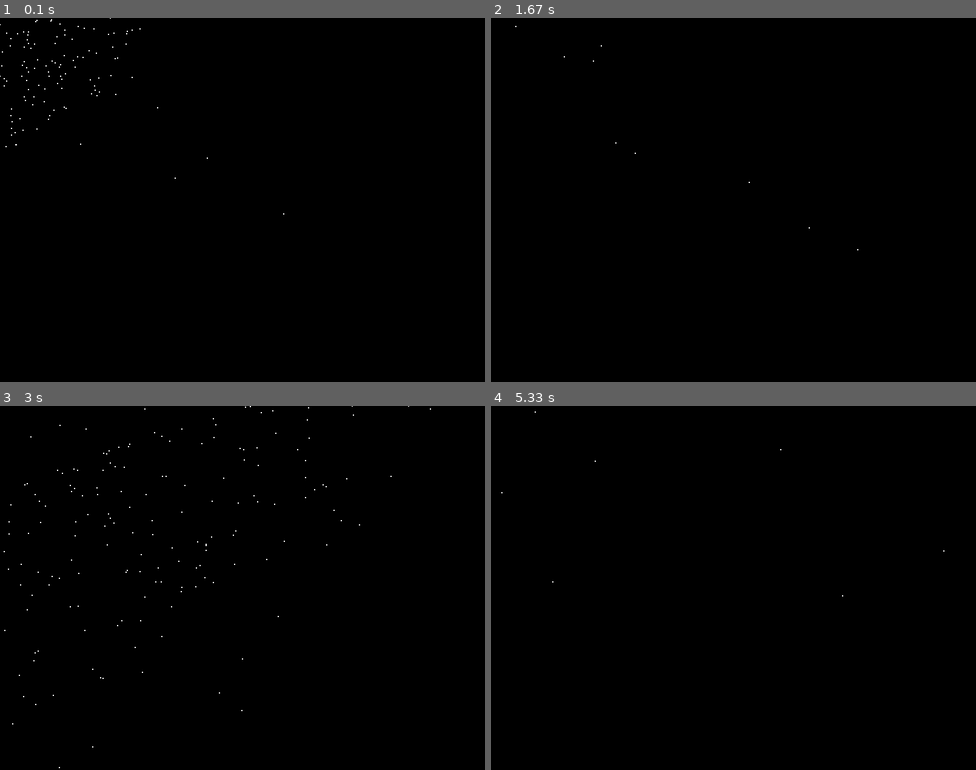
Above: before the commit, frames 1-4 (two rows, left to right).
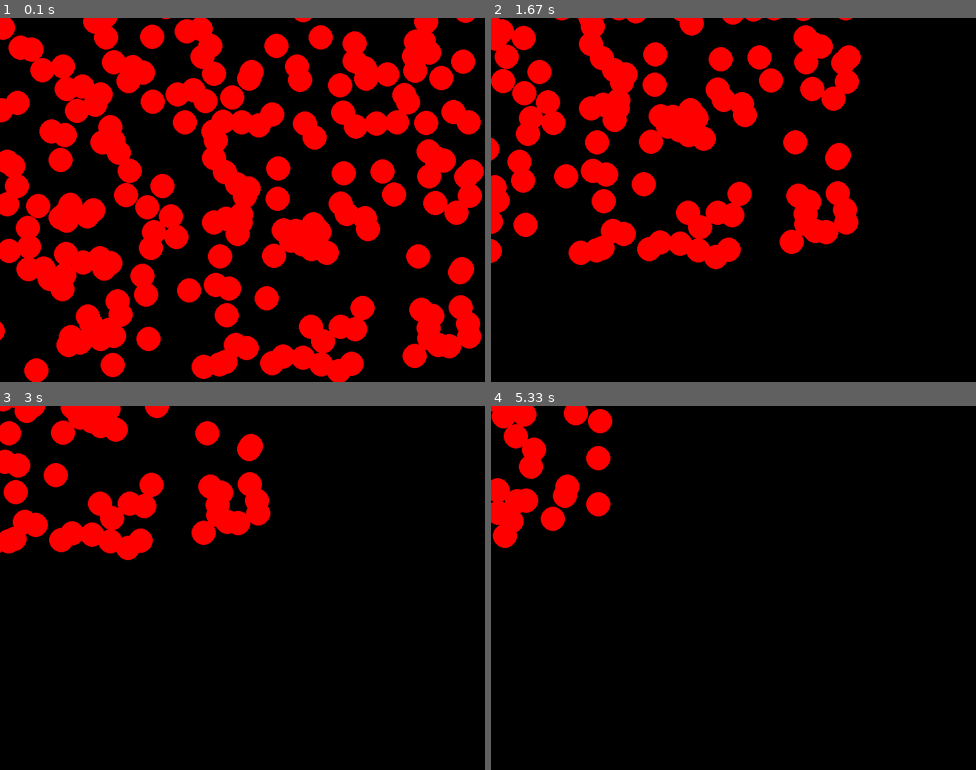
Above: after the commit, the same moments.

Repository: JonKramme/python-pygame-boids
Game: pygame game, started from main.py
Two runs of this game, one before a commit and one after it. Both use one fixed random seed, a clock stepped at 60 frames per second and the inputs below.
Inputs:
- Up to frame 1 (0.1 s): no input
- Up to frame 2 (1.67 s): no input
- Up to frame 3 (3 s): no input
- Up to frame 4 (5.33 s): tap Enter every 0.33 s from 3.33 to 5 s

The runs differ from the first frame. In frame 1, 40% of the frame differs, in the area x 0-100%, y 0-100%; in frame 2, 19%; in frame 3, 8.5%; in frame 4, 4.0%.

Commit message:
Restructured findInRange Functions to not create a new list or modify original list (even deepcopy would still modify it.)
renamed misspelling Vector3 -> Vector2

Diff:
--- a/main.py
+++ b/main.py
@@ -1,75 +1,98 @@
+import itertools
 import random
 import sys, pygame
-
+import time
 
 # Reference: http://www.kfish.org/boids/pseudocode.html
 
+
 class Boid():
+    id_iterator = itertools.count()
     def __init__(self, pos):
+        self.id = next(Boid.id_iterator)
         self.position = pos
-        self.velocity = (random.randint(-1, 1), random.randint(-1, 1))
+        self.velocity = (-1+random.random()*2, -1+random.random()*2)
         self.protectedRange = 2
         self.viewRange = 20
         self.coherenceFactor = 100
+        self.maxSpeed = 2
+
 
     def draw(self, screen, debug="off"):
         # print(self.position)
-        pygame.draw.circle(screen, (255, 255, 255), tuple(map(int, self.position)), 1)
-        if debug == "view":
+        pygame.draw.circle(screen, (255, 255, 255), tuple(map(int, self.position)), 2)
+        if "view" in debug:
             pygame.draw.circle(screen, (255, 0, 0), tuple(map(int, self.position)), self.viewRange)
-        if debug == "protected":
+        if "protected" in debug:
+            pygame.draw.circle(screen, (255, 0, 0), tuple(map(int, self.position)), self.protectedRange)
+        if "ID" in debug:
             pygame.draw.circle(screen, (255, 0, 0), tuple(map(int, self.position)), self.protectedRange)
 
     def move(self, allBoids):
         visibleBoids = self.findVisibleBoids(allBoids)
-        tooCloseBoids = self.findTooCloseBoids(visibleBoids)
-        v1 = self.coherence(visibleBoids)
-        self.velocity = (self.velocity[0] + v1[0],
-                         self.velocity[1] + v1[1])  # + self.separation(tooCloseBoids) + self.alignment(visibleBoids)
-        self.position = (self.position[0] + self.velocity[0], self.position[1] + self.velocity[1])
+        tooCloseBoids = self.findTooCloseObjects(allBoids) # currently only Boids exist. If Other Objects are added
+                                                               # we will have to pass them to this function.
 
+        self.velocity = self.addVector2(self.velocity, self.coherence(visibleBoids)) # + self.separation(tooCloseBoids) + self.alignment(visibleBoids)
+        self.position = self.addVector2(self.position, self.limitSpeed(self.velocity))
     def coherence(self, visibleBoids):
         # Calculate the center position of all "visible" boids except this one, calculate direction vector
         # towards that point and scale it by the coherence Factor. Then return it
-        percievedCenter = [0, 0]
+        percievedCenter = (0, 0)
         for boid in visibleBoids:
-            percievedCenter = self.addVector3(percievedCenter, boid.position)
-        if len(visibleBoids) > 0:
+            percievedCenter = self.addVector2(percievedCenter, boid.position)
+        if len(visibleBoids) > 1:
             percievedCenter = [x / len(visibleBoids) for x in percievedCenter]
-        percievedCenter = self.subVector3(percievedCenter, self.position)
+        percievedCenter = self.subVector2( percievedCenter,self.position)
         percievedCenter = [x / self.coherenceFactor for x in percievedCenter]
-        return tuple(percievedCenter)
+        return percievedCenter
 
-    def addVector3(self, v1, v2, *args):
+    def separation(self,TooCloseBoids):
+        vec2 = (0,0)
+
+
+
+    def limitSpeed(self,vector2):
+        vec = ()
+        for x in vector2:
+            if x >= self.maxSpeed:
+                vec+=self.maxSpeed,
+            elif x <= -self.maxSpeed:
+                vec+=-self.maxSpeed,
+            else:
+                vec+=x,
+        return vec
+
+    def addVector2(self, v1, v2, *args):
         vecList = [v1, v2, *args]
         vec = (0, 0)
         for x in vecList:
             vec = tuple(map(lambda i, j: i + j, vec, x))
+
         return vec
 
-    def subVector3(self, v1, v2, *args):
+    def subVector2(self, v1, v2, *args):
         vecList = [v1, v2, *args]
         vec = (0, 0)
         for x in vecList:
             vec = tuple(map(lambda i, j: i - j, vec, x))
         return vec
 
-    def separation(self, tooCloseBoids):
+    def separation(self, tooCloseObjects):
         pass
 
     def alignment(self, visibleBoids):
         pass
 
     def findVisibleBoids(self, allBoids):
-        boidlist = allBoids.copy()
-        boidlist.remove(self)
-        return [boid for boid in boidlist if
-                (abs(boid.position[0] - self.position[0] + boid.position[1] - self.position[1])) <= self.viewRange]
+        return [boid for boid in allBoids if
+                (abs(boid.position[0] - self.position[0] + boid.position[1] - self.position[1])) <= self.viewRange
+                and boid != self]
 
-    def findTooCloseBoids(self, allBoids):
-        boidlist = allBoids.copy()  # No need to remove self as we only pass the visible boids to this function
-        return [boid for boid in boidlist if (abs(boid.position[0] - self.position[0]) + abs(
-            boid.position[1] - self.position[1])) <= self.protectedRange]
+    def findTooCloseObjects(self, allObjects):
+        return [obj for obj in allObjects if
+                (abs(obj.position[0] - self.position[0] + obj.position[1] - self.position[1])) <= self.protectedRange
+                and obj != self]
 
 
 def BoidSimulation(count):
@@ -86,8 +109,9 @@
 
         screen.fill(black)
         for boid in boids:
-            boid.draw(screen)
+            boid.draw(screen,debug="view")
             boid.move(boids)
+        #time.sleep(1)
 
         pygame.display.flip()
 
